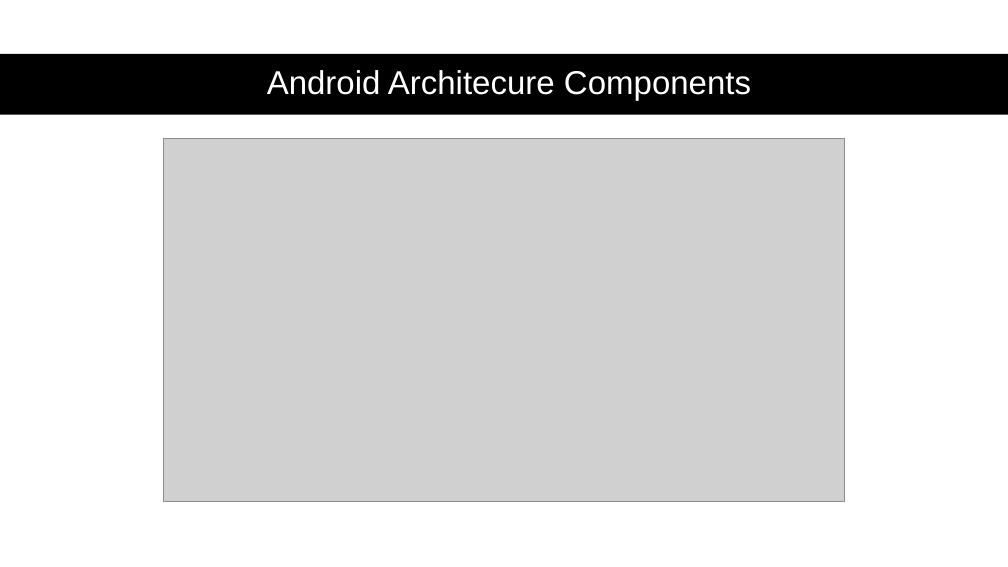
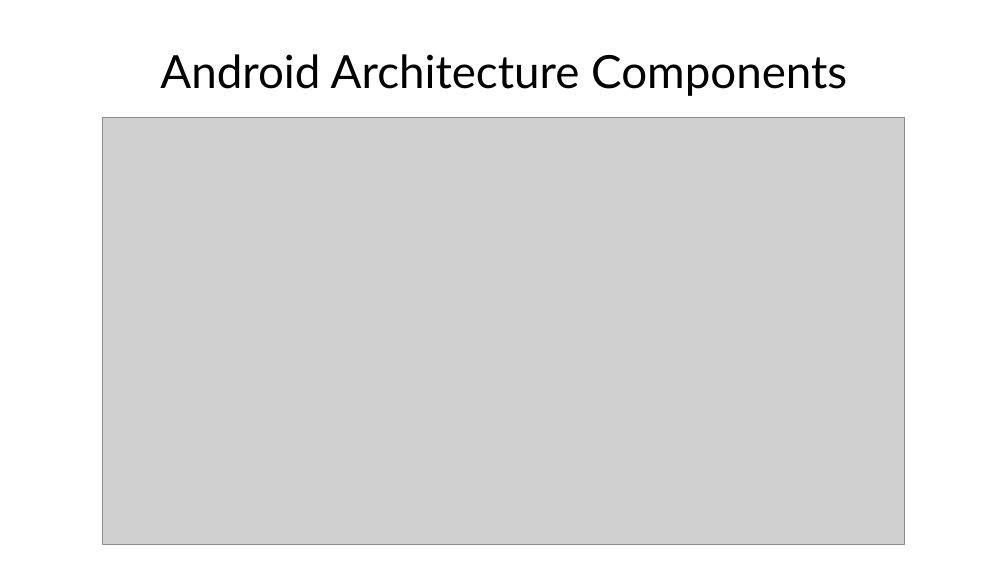
Before and after one commit to nicoDs96/recipes-SE, a slide deck: slide 5 of MACC APP SLIDES/tuna_pres.pptx. Drawn at 1008x567 pixels with LibreOffice and Linux fonts; fonts in the diff are those of the drawing; grey boxes stand for pictures. Boxes give left, top, right and bottom in pixels: in the first picture for what was removed or moved away, otherwise in the second. Text is boxed around its words. In the diff, an @@ line names an element or a change of style, - is before the commit and + after.

```diff
--- a/MACC APP SLIDES/tuna_pres.pptx
+++ b/MACC APP SLIDES/tuna_pres.pptx
@@ rectangle removed at bbox=[0, 54, 1008, 115] @@
@@ text at bbox=[160, 54, 847, 96]: text changed; size 26 to 36 pt; font Arial to Lato; text colour #FFFFFF to #000000 @@
-Android Architecure Components
+Android Architecture Components
@@ picture: place and size @@
-picture at bbox=[164, 138, 844, 501]
+picture at bbox=[103, 117, 906, 545]
```
Also in this commit, not shown: 6 other slides changed, 4 other files.
